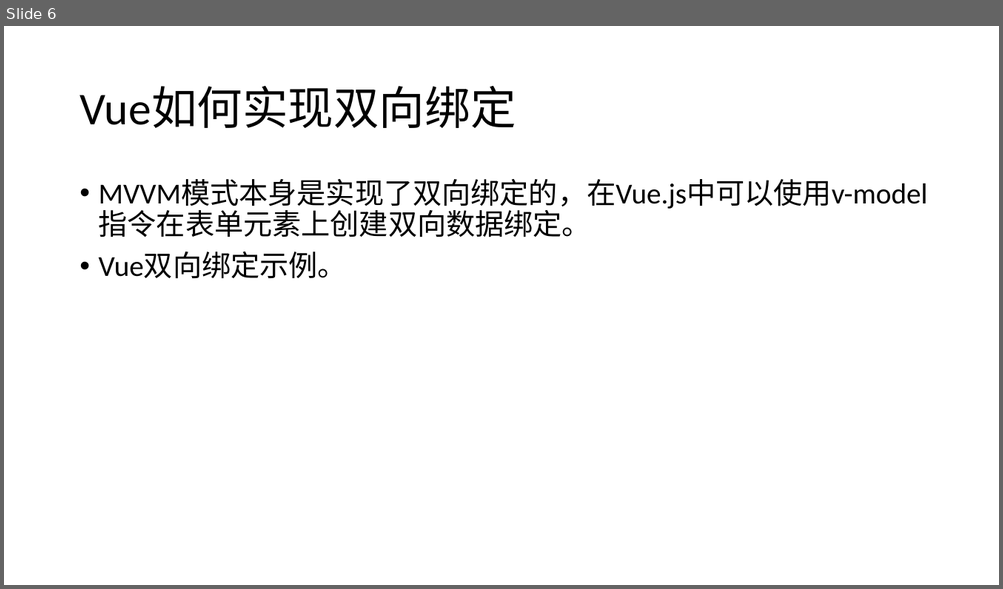
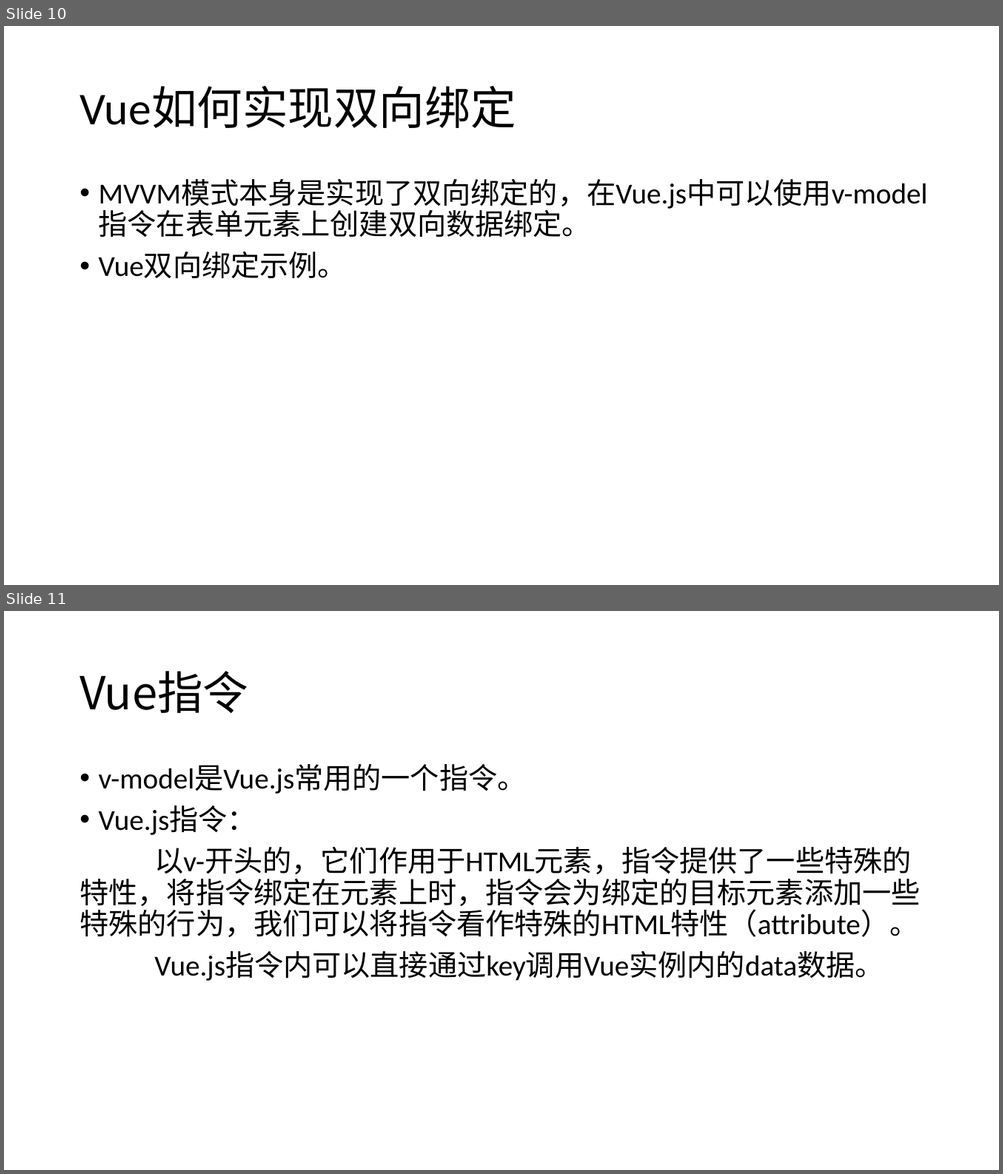
Before and after one commit to YSMJ1994/study, a slide deck: study_Vue/学习Vue.pptx. Shown one above the other, each under a label of ours: slide 6 before the commit, slides 10 and 11 after it. The pictures are 1003x589 and 1003x1174 pixels, drawn with LibreOffice and Linux fonts; fonts in the diff are those of the drawing. Boxes give left, top, right and bottom in pixels: in the first picture for what was removed or moved away, otherwise in the second. Text is boxed around its words. In the diff, an @@ line names an element or a change of style, - is before the commit and + after.

```diff
--- a/study_Vue/学习Vue.pptx
+++ b/study_Vue/学习Vue.pptx
@@ slide 11 added at [4, 611, 999, 1170], background #FFFFFF @@
@@ title added at [79, 671, 248, 713], 44 pt, text #000000 @@
+Vue指令
@@ text added at [79, 764, 919, 981], 28 pt, text #000000 @@
+• v-model是Vue.js常用的一个指令。
+• Vue.js指令：
+以v-开头的，它们作用于HTML元素，指令提供了一些特殊的特性，将指令绑定在元素上时，指令会为绑定的目标元素添加一些特殊的行为，我们可以将指令看作特殊的HTML特性（attribute）。
+Vue.js指令内可以直接通过key调用Vue实例内的data数据。
@@ what was slide 6 is now slide 10 @@
```
Also in this commit, not shown: 2 slides changed, 13 other slides added, 9 other files.
